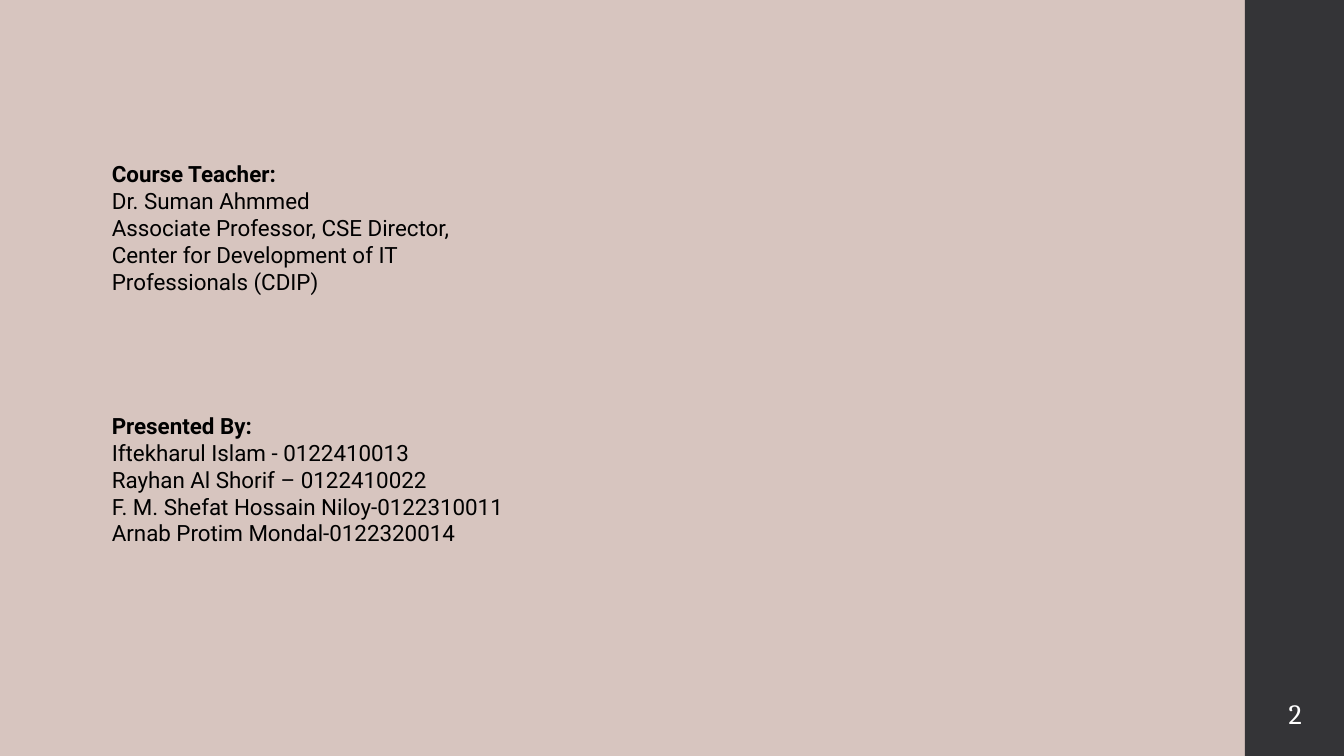
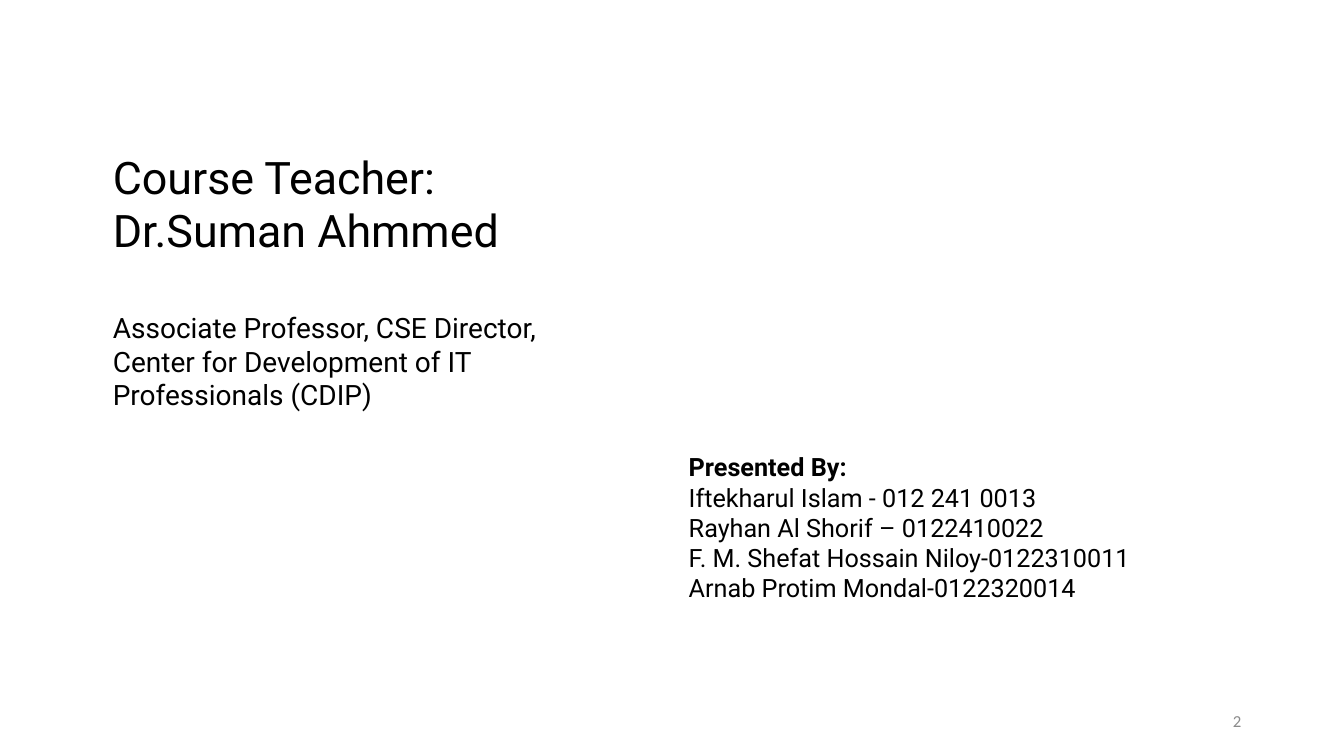
Before and after one commit to rayhanalshorif133/MSCSE-UIU, a slide deck: slide 2 of CSE-6159-SSA/ProTutorBD_OLD.pptx. Drawn at 1344x756 pixels with LibreOffice and Linux fonts; fonts in the diff are those of the drawing. Boxes give left, top, right and bottom in pixels: in the first picture for what was removed or moved away, otherwise in the second. Text is boxed around its words. In the diff, an @@ line names an element or a change of style, - is before the commit and + after.

```diff
--- a/CSE-6159-SSA/ProTutorBD_OLD.pptx
+++ b/CSE-6159-SSA/ProTutorBD_OLD.pptx
@@ background #D7C5BF to #FFFFFF @@
@@ rectangle removed at (1245, 0, 1344, 756) @@
@@ text at (113, 160, 536, 411): size 16 to 32 pt, bold off in "Course Teacher:"; size 16 to 20 pt in "Associate Professor, CSE Director, Center for Development ..." @@
@@ text at (113, 213, 499, 248): text changed; size 16 to 32 pt @@
-Dr. Suman Ahmmed
+Dr.Suman Ahmmed
@@ text "Presented By:": place and size @@
-text "Presented By:" at (112, 417, 503, 542)
+text "Presented By:" at (689, 457, 1130, 598)
@@ text at (689, 457, 1130, 598): size 16 to 18 pt in "Presented By:", "Rayhan Al Shorif – 0122410022", "F. M. Shefat Hossain Niloy-0122310011", "Arnab Protim Mondal-0122320014" @@
@@ text at (689, 488, 1037, 508): text changed; size 16 to 18 pt @@
-Iftekharul Islam - 0122410013
+Iftekharul Islam - 012 241 0013
@@ page number: place and size @@
-page number at (1289, 705, 1302, 724)
+page number at (1233, 716, 1241, 727)
@@ page number at (1233, 716, 1241, 727): size 20 to 12 pt, font Cambria to Calibri, text colour #FFFFFF to #8C8C8C; alignment centre to right @@
```
Also in this commit, not shown: 8 other slides changed, 5 slides added, 8 slides removed, 3 other files.
